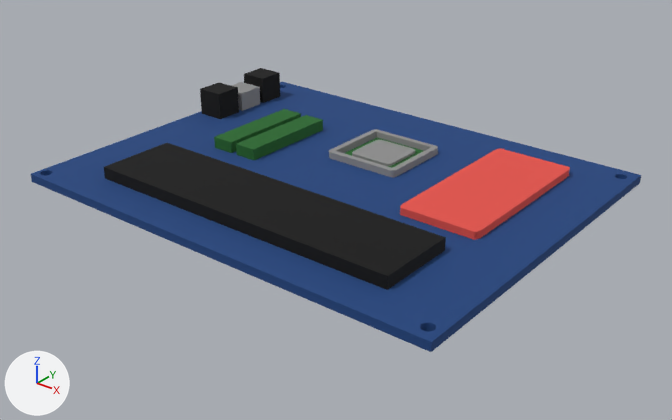
The Blender file private/blender/motherboard_cpu_ssd_ram.blend as it was, and as the next commit left it.
Camera for both pictures: a camera (50 mm lens) standing at (0.896, -1.119, 0.635) and looking at (0.021, -0.025, -0.043). The axes (+X, +Y, +Z) are drawn at lower left. The lights are the same throughout.

Script lines for the objects in view, before the commit:
```python
mat_blue = principled_material('blue')
mat_blue.base_color = (0.0108, 0.0578, 0.214)  # blue #1b447f
mat_blue.roughness = 0.9
mat_chip = principled_material('chip')
mat_chip.base_color = (0.281, 0.281, 0.281)  # grey #909090
mat_chip.roughness = 0.9
me_cube = bpy.data.meshes.new('Cube')
me_cube.from_pydata(...)  # 491 vertices, 254 faces; spans x -1.0..1.0, y -1.0..1.0, z -1.0..1.0
me_cube.materials.append(mat_blue)  # blue #1b447f
me_cube_002 = bpy.data.meshes.new('Cube.002')
me_cube_002.from_pydata(...)  # a box spanning x -1.0..1.0, y -1.0..1.0, z -1.0..0.43
me_cube_002.materials.append(mat_chip)  # grey #909090
me_cube_004 = bpy.data.meshes.new('Cube.004')
me_cube_004.from_pydata(...)  # a box spanning x -1.0..1.0, y -1.0..1.0, z -1.0..1.0
me_cube_004.materials.append(mat_black)  # black #000000
me_cube_008 = bpy.data.meshes.new('Cube.008')
me_cube_008.from_pydata(...)  # 72 vertices, 40 faces; spans x -1.0..1.0, y -1.0..1.0, z -1.0..1.0
me_cube_008.materials.append(mat_chip)  # grey #909090
ob_board_battery = bpy.data.objects.new('board_battery', me_cube_004)
ob_board_battery.location = (0.0, -0.182, 0.017)
ob_board_battery.scale = (0.289, 0.0699, 0.0105)
ob_board_cpu = bpy.data.objects.new('board_cpu', me_cube_008)
ob_board_cpu.location = (0.014, 0.118, 0.013)
ob_board_cpu.scale = (0.0712, 0.0699, 0.00616)
ob_board_main = bpy.data.objects.new('board_main', me_cube)
ob_board_main.location = (0.0, 0.0, 0.0)
ob_board_main.scale = (0.401, 0.318, -0.00725)
ob_board_port2 = bpy.data.objects.new('board_port2', me_cube_002)
ob_board_port2.location = (-0.366, 0.155, 0.032)
ob_board_port2.scale = (0.0258, 0.0258, 0.0258)
# also in view: 'cpu_chip' at (0.015, 0.117, 0.012); 'board_port1' at (-0.366, 0.216, 0.032); 'board_port3' at (-0.366, 0.094, 0.032); 'board_ram1' at (-0.223, 0.053, 0.017); 'board_ram2' at (-0.169, 0.053, 0.017)
```
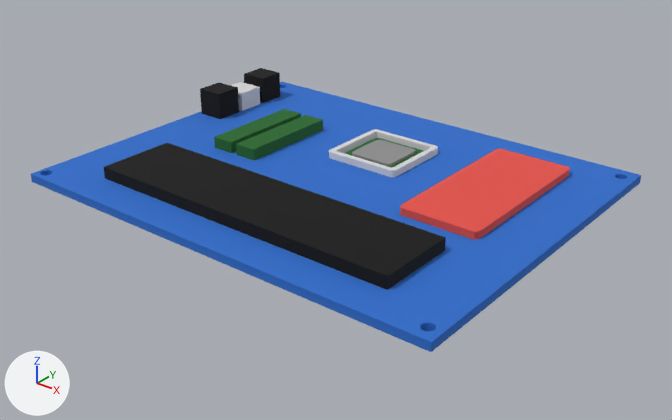
The edits, one by one:
Material 'blue' (mat_blue) changes colour from blue #1b447f to blue #2b6ece; in linear values from (0.0108, 0.0578, 0.214) to (0.0242, 0.156, 0.617).
Material 'chip' (mat_chip) changes colour from grey #909090 to light grey #dadada; in linear values from (0.281, 0.281, 0.281) to (0.701, 0.701, 0.701).

Pixel boxes [x1, y1, x2, y2] of what changed, in the pictures (672 x 420 px):
'board_main', recoloured
    both: [31, 82, 641, 352]
'board_cpu', recoloured
    both: [329, 129, 438, 177]
'board_port2', recoloured
    both: [231, 82, 260, 111]
